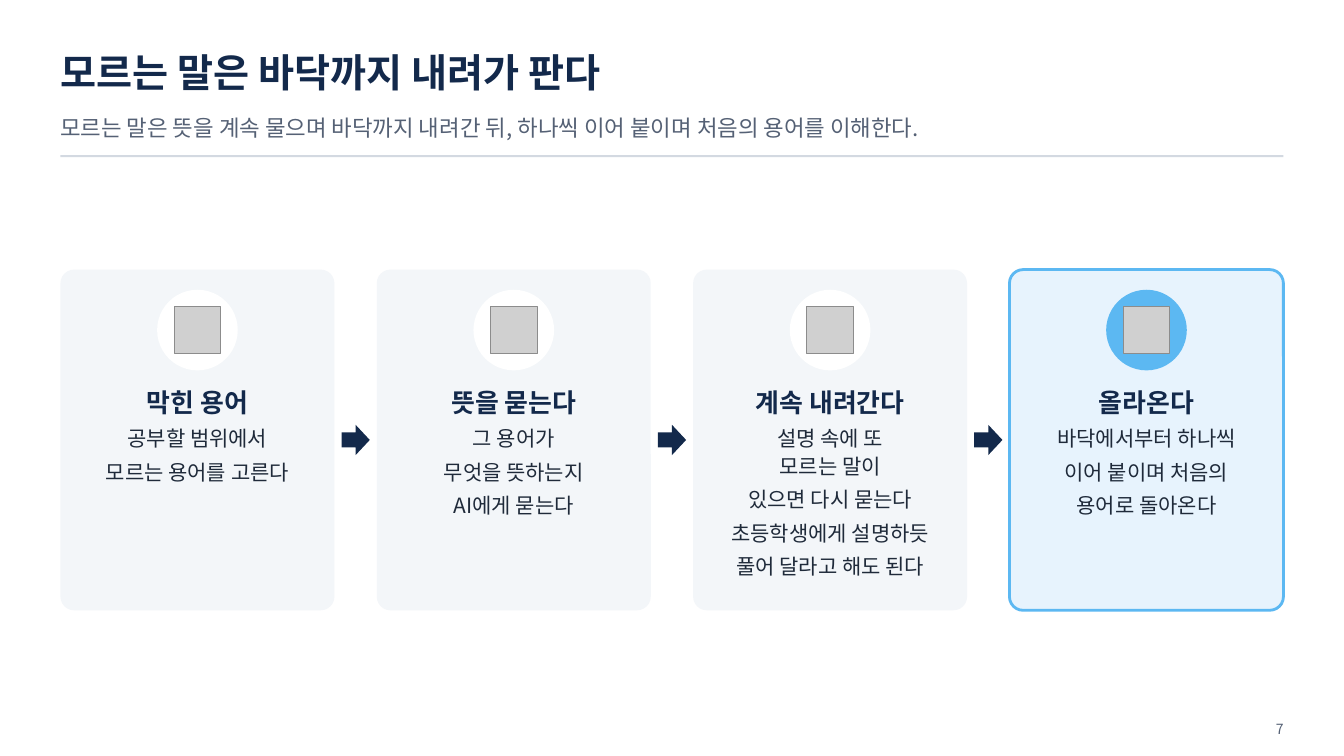
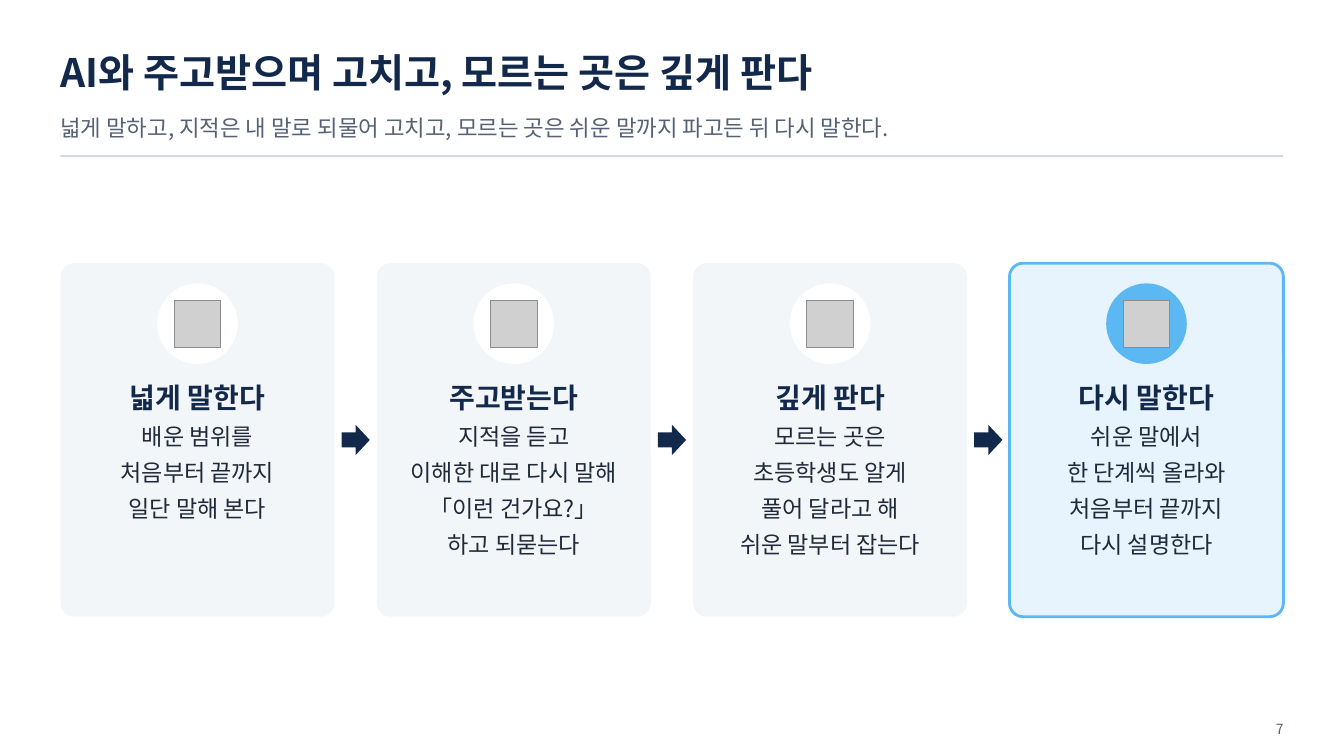
Before and after one commit to uengine-oss/hyd-iot-edu, a slide deck: slide 7 of workspace/강의제작/산출물/통합반/이론/01회차/통합반_01일차.pptx. Drawn at 1344x756 pixels with LibreOffice and Linux fonts; fonts in the diff are those of the drawing; grey boxes stand for pictures. Boxes give left, top, right and bottom in pixels: in the first picture for what was removed or moved away, otherwise in the second. Text is boxed around its words. In the diff, an @@ line names an element or a change of style, - is before the commit and + after.

Commit message:
1회차 이론 01편 공부법 · 학습목표 고침(진행 중): 덱 2 · 5~8장 화면과 노트(PPTX는 장교체로 그 장만), 9 · 10장 원고의 셋째 기록을 「직접 해 본 것과 결과」로(PPTX 미반영), 01편 대본 2 · 5~8장 새 말투. 규칙: 덱 D-7(이론은 현업 원리, 우리 시스템 구현은 말하지 않음, 정본 ceco 현업조사) · 대본 S-6 · S-7(덱을 읽지 말고 쉬운 말로 풀이) · S-10(회차 안 되짚기 없이 가볍게 잇기) · 영상 V-3 · V-14(한 문맥이 아니면 말 사이 쉼). 도구: 확정 PPTX에 장을 바꿔 끼우는 장교체.py

```diff
--- a/workspace/강의제작/산출물/통합반/이론/01회차/통합반_01일차.pptx
+++ b/workspace/강의제작/산출물/통합반/이론/01회차/통합반_01일차.pptx
@@ text at box(60, 54, 813, 96): text changed @@
-모르는 말은 바닥까지 내려가 판다
+AI와 주고받으며 고치고, 모르는 곳은 깊게 판다
@@ text at box(60, 117, 889, 140): text changed @@
-모르는 말은 뜻을 계속 물으며 바닥까지 내려간 뒤, 하나씩 이어 붙이며 처음의 용어를 이해한다.
+넓게 말하고, 지적은 내 말로 되물어 고치고, 모르는 곳은 쉬운 말까지 파고든 뒤 다시 말한다.
@@ rounded rectangle: place and size @@
-rounded rectangle at box(60, 269, 335, 610)
+rounded rectangle at box(60, 263, 335, 617)
@@ rounded rectangle: place and size @@
-rounded rectangle at box(377, 269, 651, 610)
+rounded rectangle at box(377, 263, 651, 617)
@@ rounded rectangle: place and size @@
-rounded rectangle at box(694, 269, 968, 610)
+rounded rectangle at box(694, 263, 968, 617)
@@ rounded rectangle: place and size @@
-rounded rectangle at box(1009, 269, 1284, 610)
+rounded rectangle at box(1009, 263, 1284, 617)
@@ 4 pictures, 4 ellipses: place and size @@
-4 pictures, 4 ellipses at box(157, 289, 1187, 370)
+4 pictures, 4 ellipses at box(157, 283, 1187, 364)
@@ text at box(121, 384, 275, 519): text changed; size 15 to 16.5 pt @@
-막힌 용어
-공부할 범위에서
-모르는 용어를 고른다
+넓게 말한다
+배운 범위를
+처음부터 끝까지
+일단 말해 본다
@@ text at box(411, 384, 616, 555): text changed; size 15 to 16.5 pt @@
-뜻을 묻는다
-그 용어가
-무엇을 뜻하는지
-AI에게 묻는다
+주고받는다
+지적을 듣고
+이해한 대로 다시 말해
+「이런 건가요?」
+하고 되묻는다
@@ text at box(740, 384, 920, 555): text changed; size 15 to 16.5 pt @@
-계속 내려간다
-설명 속에 또
-모르는 말이
-있으면 다시 묻는다
-초등학생에게 설명하듯
-풀어 달라고 해도 된다
+깊게 판다
+모르는 곳은
+초등학생도 알게
+풀어 달라고 해
+쉬운 말부터 잡는다
@@ text at box(1067, 384, 1226, 555): text changed; size 15 to 16.5 pt @@
-올라온다
-바닥에서부터 하나씩
-이어 붙이며 처음의
-용어로 돌아온다
+다시 말한다
+쉬운 말에서
+한 단계씩 올라와
+처음부터 끝까지
+다시 설명한다
```
Also in this commit, not shown: 4 other slides changed, 6 other files.
